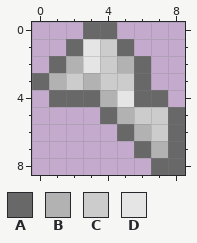
Pixel-art sprite, stored at sprites/miniAsteroid/destruct3.png. Above: the version before the commit.
The file is 36x36 pixels, drawn in blocks of 4x4; one block is one cell here.
Palette (. is transparent): A #686868  B #b2b2b2  C #cccccc  D #e5e5e5
Pixels before, first column x 0:
0 ...AA....
1 ..ADCA...
2 .ABDCBA..
3 ABCBCCA..
4 .AAABDAA.
5 ....ABCCA
6 .....ABCA
7 ......ABA
8 .......AA
The same view after the edit:
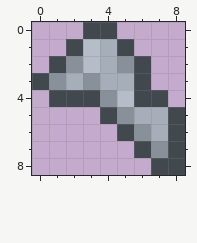
Edits made:
Colour A changes from #686868 to #41484e.
Colour B changes from #b2b2b2 to #889199.
Colour C changes from #cccccc to #a6afb9.
Colour D changes from #e5e5e5 to #b5bec8.
